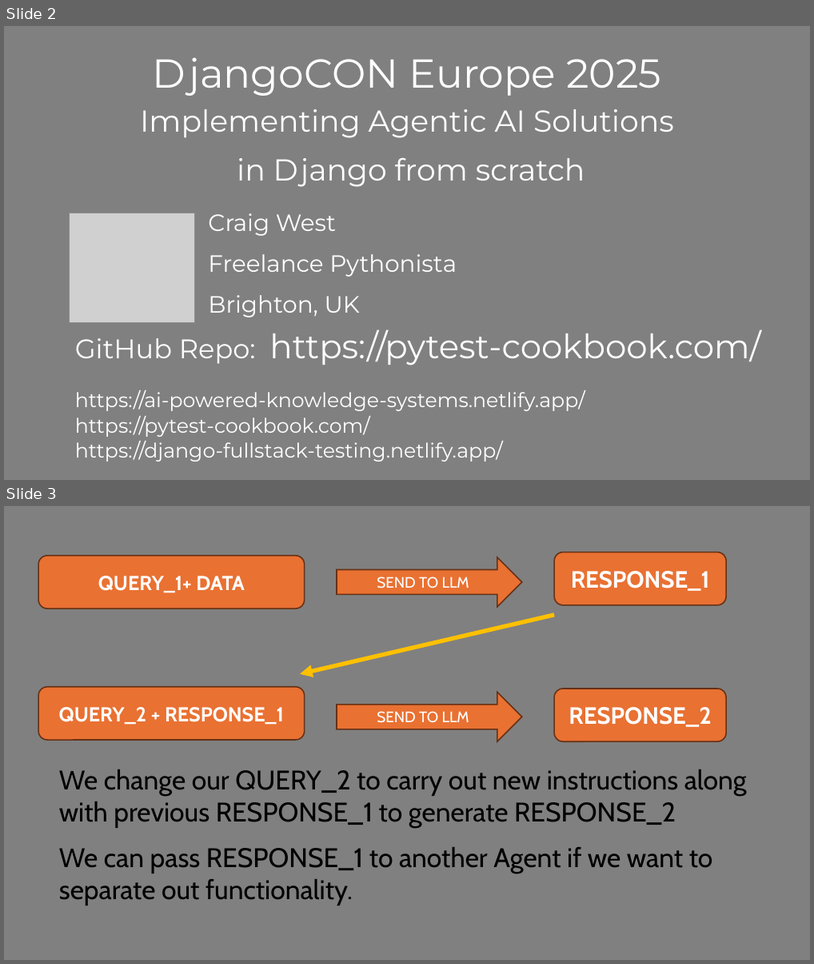
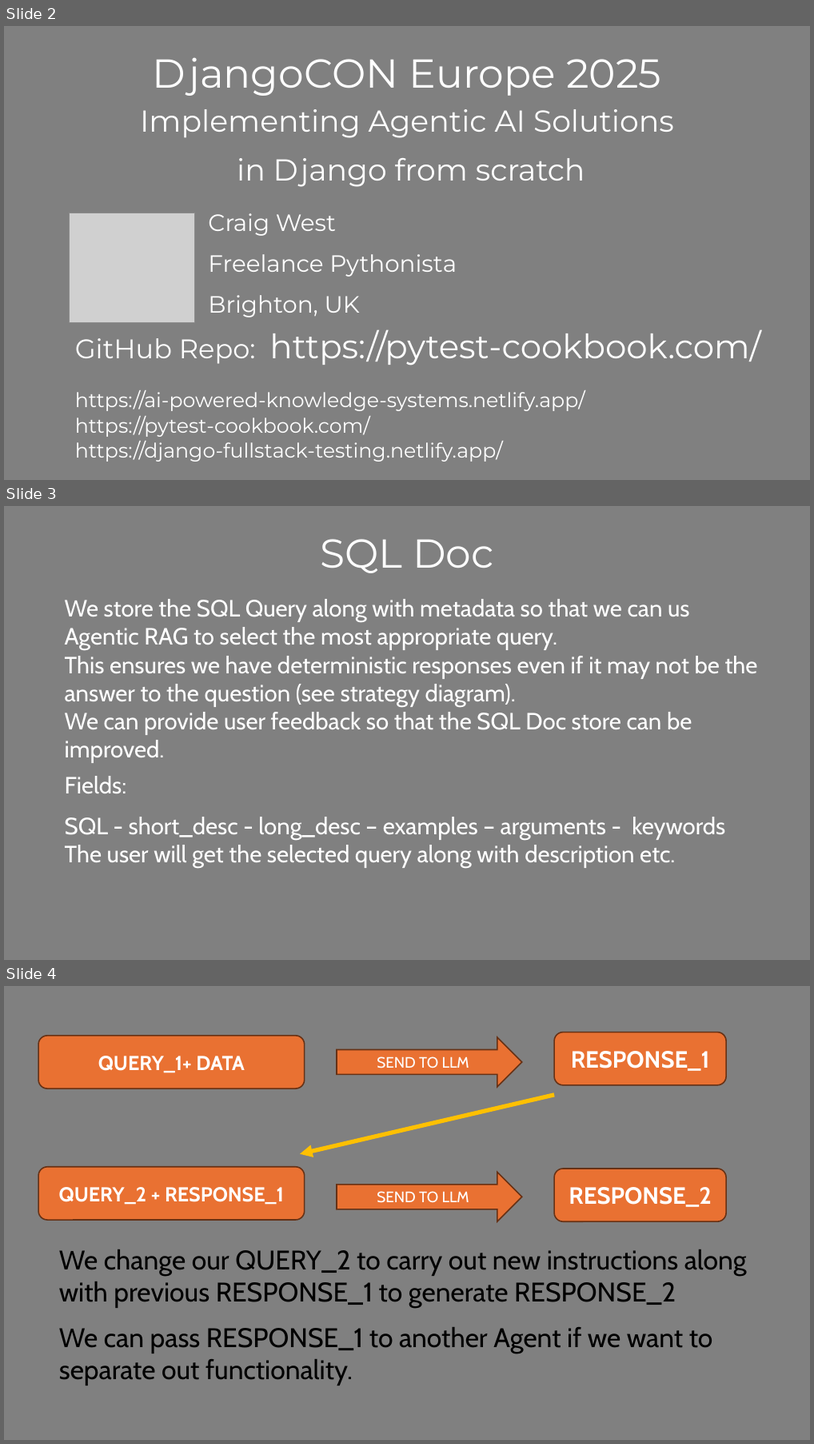
Before and after one commit to Python-Test-Engineer/AI-KB-BOOK, a slide deck: ai-agents.pptx. Shown one above the other, each under a label of ours: slides 2 and 3 before the commit, slides 2, 3 and 4 after it. The pictures are 814x964 and 814x1444 pixels, drawn with LibreOffice and Linux fonts; fonts in the diff are those of the drawing; grey boxes stand for pictures. Boxes give left, top, right and bottom in pixels: in the first picture for what was removed or moved away, otherwise in the second. Text is boxed around its words. In the diff, an @@ line names an element or a change of style, - is before the commit and + after.

```diff
--- a/ai-agents.pptx
+++ b/ai-agents.pptx
@@ slide 3 added at (x1=4, y1=506, x2=810, y2=960), background #808080 @@
@@ text added at (x1=320, y1=539, x2=494, y2=573), 48 pt, text #FFFFFF @@
+SQL Doc
@@ text added at (x1=65, y1=599, x2=758, y2=763), 28 pt, text #FFFFFF @@
+We store the SQL Query along with metadata so that we can us Agentic RAG to select the most appropriate query.
+This ensures we have deterministic responses even if it may not be the answer to the question (see strategy diagram).
+We can provide user feedback so that the SQL Doc store can be improved.
@@ text added at (x1=65, y1=776, x2=726, y2=868), 28 pt, text #FFFFFF @@
+Fields:
+SQL - short_desc - long_desc – examples – arguments - keywords
+The user will get the selected query along with description etc.
@@ what was slide 3 is now slide 4 @@
```
Also in this commit, not shown: 2 other files.
